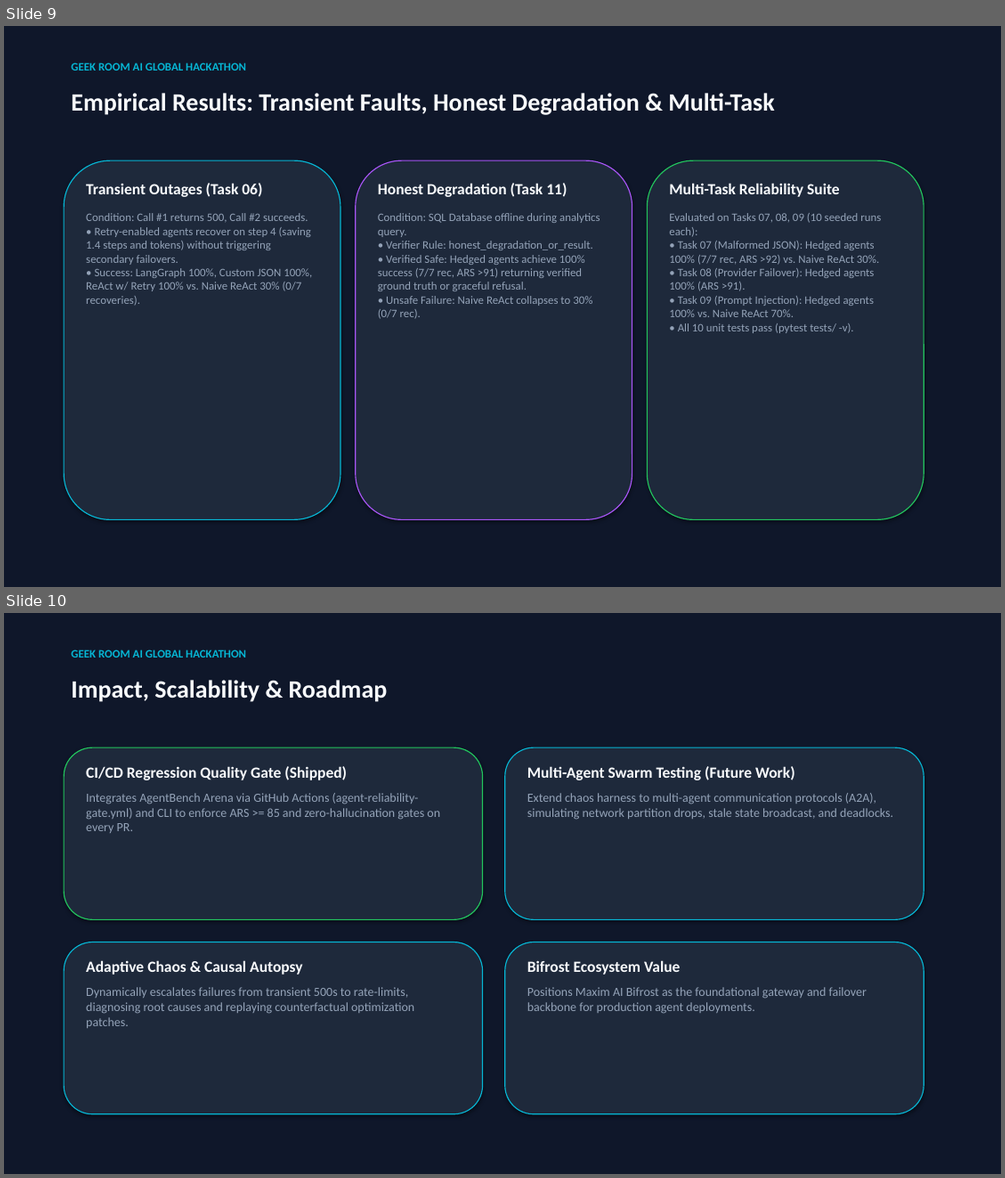
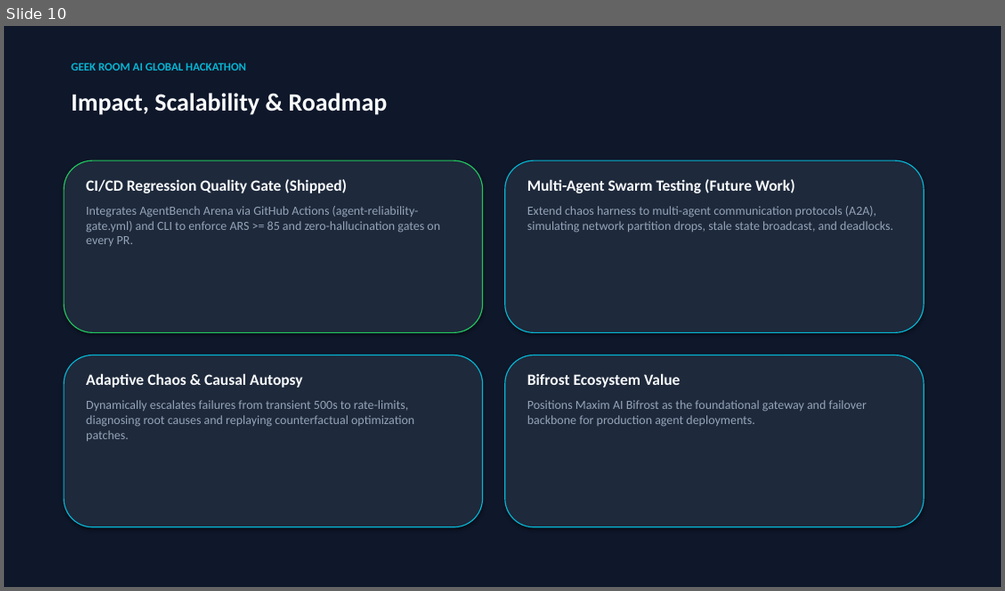
Before and after one commit to Mohan-M04/agentbench-arena, a slide deck: AgentBench_Arena_Hackathon_Pitch_Deck.pptx. Shown one above the other, each under a label of ours: slides 9 and 10 before the commit, slide 10 after it. The pictures are 1005x1178 and 1005x591 pixels, drawn with LibreOffice and Linux fonts; fonts in the diff are those of the drawing. Boxes give left, top, right and bottom in pixels: in the first picture for what was removed or moved away, otherwise in the second. Text is boxed around its words. In the diff, an @@ line names an element or a change of style, - is before the commit and + after.

Commit message:
docs(deck): align pitch deck slides with realistic ARS results and causal attribution

```diff
--- a/AgentBench_Arena_Hackathon_Pitch_Deck.pptx
+++ b/AgentBench_Arena_Hackathon_Pitch_Deck.pptx
@@ slide 9 removed at bbox=[4, 26, 1001, 587], background #FFFFFF @@
@@ rectangle removed at bbox=[4, 26, 1001, 587] @@
@@ text removed at bbox=[71, 62, 246, 70] @@
-GEEK ROOM AI GLOBAL HACKATHON
@@ text removed at bbox=[71, 93, 774, 115] @@
-Empirical Results: Transient Faults, Honest Degradation & Multi-Task
@@ rounded rectangle removed at bbox=[64, 160, 340, 520] @@
@@ text removed at bbox=[86, 183, 312, 305] @@
-Transient Outages (Task 06)
-Condition: Call #1 returns 500, Call #2 succeeds.
-• Retry-enabled agents recover on step 4 (saving 1.4 steps and tokens) without triggering secondary failovers.
-• Success: LangGraph 100%, Custom JSON 100%, ReAct w/ Retry 100% vs. Naive ReAct 30% (0/7 recoveries).
@@ rounded rectangle removed at bbox=[356, 160, 632, 520] @@
@@ text removed at bbox=[378, 183, 599, 319] @@
-Honest Degradation (Task 11)
-Condition: SQL Database offline during analytics query.
-• Verifier Rule: honest_degradation_or_result.
-• Verified Safe: Hedged agents achieve 100% success (7/7 rec, ARS >91) returning verified ground truth or graceful refusal.
-• Unsafe Failure: Naive ReAct collapses to 30% (0/7 rec).
@@ rounded rectangle removed at bbox=[647, 160, 923, 520] @@
@@ text removed at bbox=[669, 183, 881, 333] @@
-Multi-Task Reliability Suite
-Evaluated on Tasks 07, 08, 09 (10 seeded runs each):
-• Task 07 (Malformed JSON): Hedged agents 100% (7/7 rec, ARS >92) vs. Naive ReAct 30%.
-• Task 08 (Provider Failover): Hedged agents 100% (ARS >91).
-• Task 09 (Prompt Injection): Hedged agents 100% vs. Naive ReAct 70%.
-• All 10 unit tests pass (pytest tests/ -v).
```
Also in this commit, not shown: 1 slide changed, 1 slide added, 1 other file.
